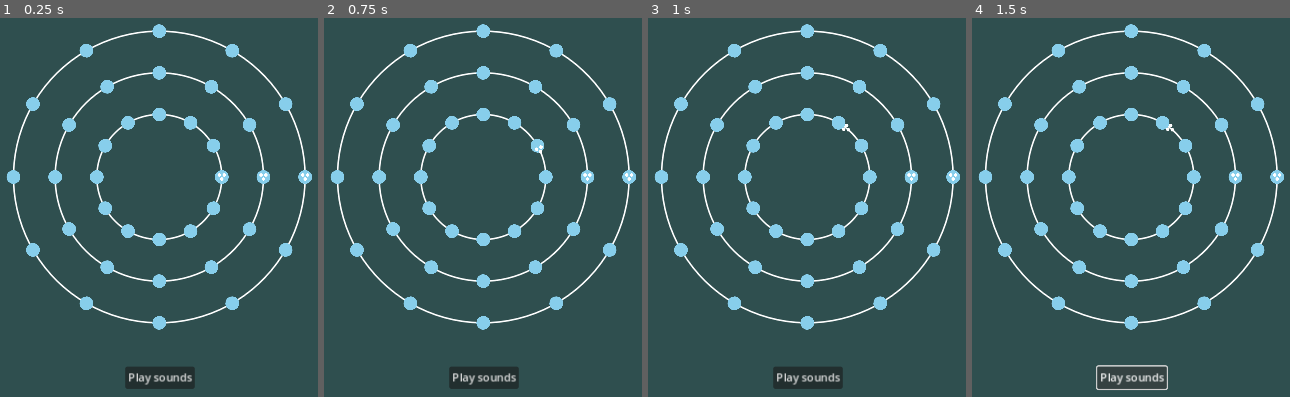
Above: before the commit, frames 1-4 (left to right).
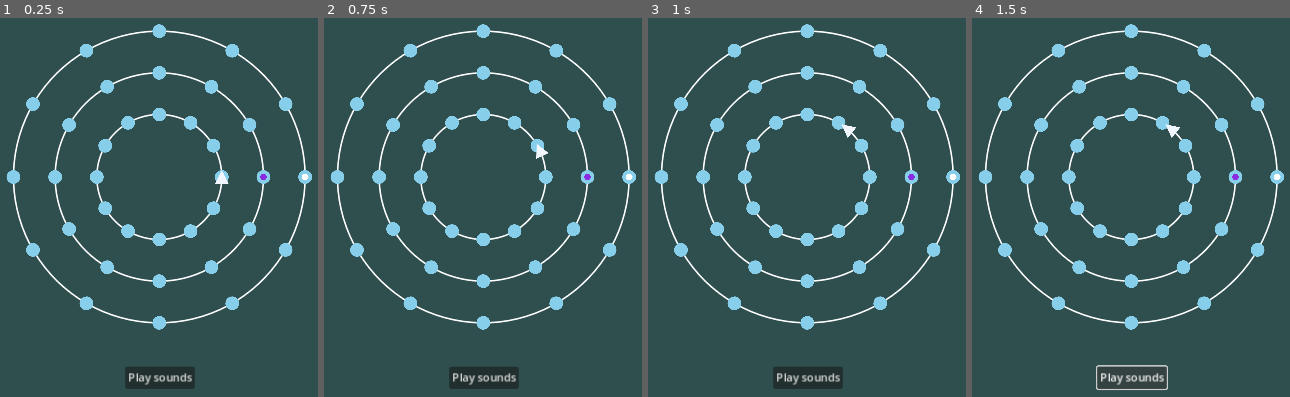
Above: after the commit, the same moments.

Repository: rockgem/Concentrix
Game: Godot game, scene res://scenes/World.tscn
The game is run twice, just before and just after one commit, with the same random seed, the same clock (stepped at 60 frames per second) and the same inputs.
Inputs (mouse positions are in pixels of both pictures, inside the frame that each line leads up to):
- Up to frame 1 (0.25 s): no input
- Up to frame 2 (0.75 s): tap Enter at 0.5 s; drag from (546, 177) to (562, 78) at 0.52 s
- Up to frame 3 (1 s): no input
- Up to frame 4 (1.5 s): click "Play sounds" at 1.25 s

The runs differ from the first frame. In frame 1, 0.1% of the frame differs, in the area x 67-98%, y 40-44%; in frame 2, 0.1%; in frame 3, 0.1%; in frame 4, 0.1%.

Commit message:
able to modify circle's slider appearance

Diff:
--- a/scenes/World.gd
+++ b/scenes/World.gd
@@ -46,6 +46,10 @@
 		count += 1
 
 
+	change_circle_slider(1, 'triangle')
+	change_circle_slider(2, 'circle_small', Color.BLUE_VIOLET)
+
+
 func delete_all():
 	for child in $Sort.get_children():
 		child.queue_free()
@@ -87,6 +91,26 @@
 			circle.add_object(station, rot)
 
 
+func change_circle_slider(idx, shape = 'circle', color: Color = Color.WHITE, size = .32):
+	var circle = $Sort.get_child(idx - 1)
+
+	if circle == null:
+		print('no circle in that index!')
+		return
+	else:
+		var slider
+		var arr = circle.get_children()
+
+		for c in arr:
+			if c.type == 0:
+				slider = c
+				break
+
+		slider.get_node('Inner/Circle').texture = load("res://art/%s.png" % shape)
+		slider.get_node('Inner/Circle').modulate = color
+		slider.get_node('Inner/Circle').scale = Vector2(size, size)
+
+
 func change_background_color(color):
 	$CanvasLayer/Background.color = color
 
--- a/scenes/World.tscn
+++ b/scenes/World.tscn
@@ -15,7 +15,7 @@
 grow_horizontal = 2
 grow_vertical = 2
 mouse_filter = 2
-color = Color(0.411765, 0.411765, 0.411765, 1)
+color = Color(0.184314, 0.309804, 0.309804, 1)
 
 [node name="PlaySounds" type="Button" parent="CanvasLayer"]
 anchors_preset = 7
Binary file changed: art/circle_small.png
